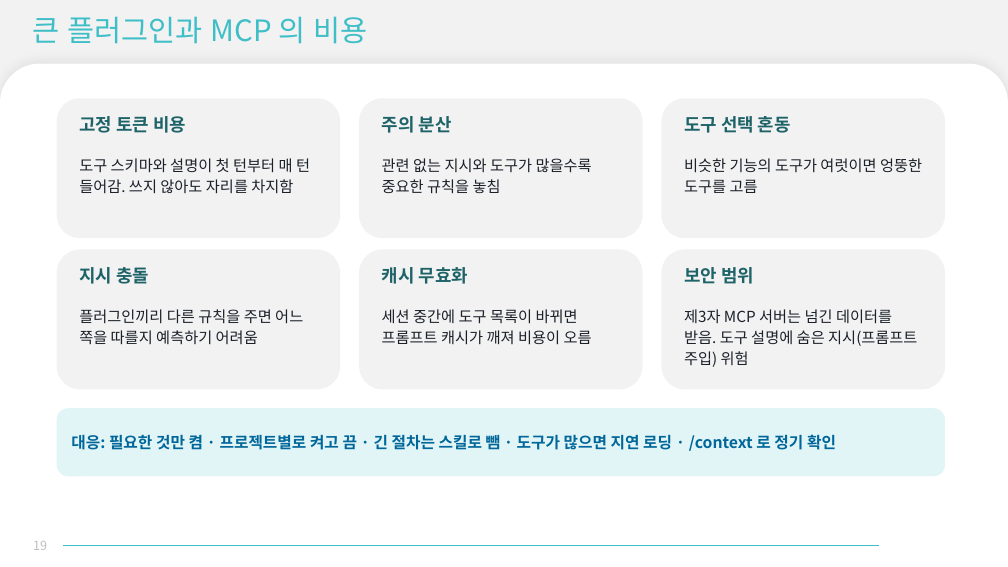
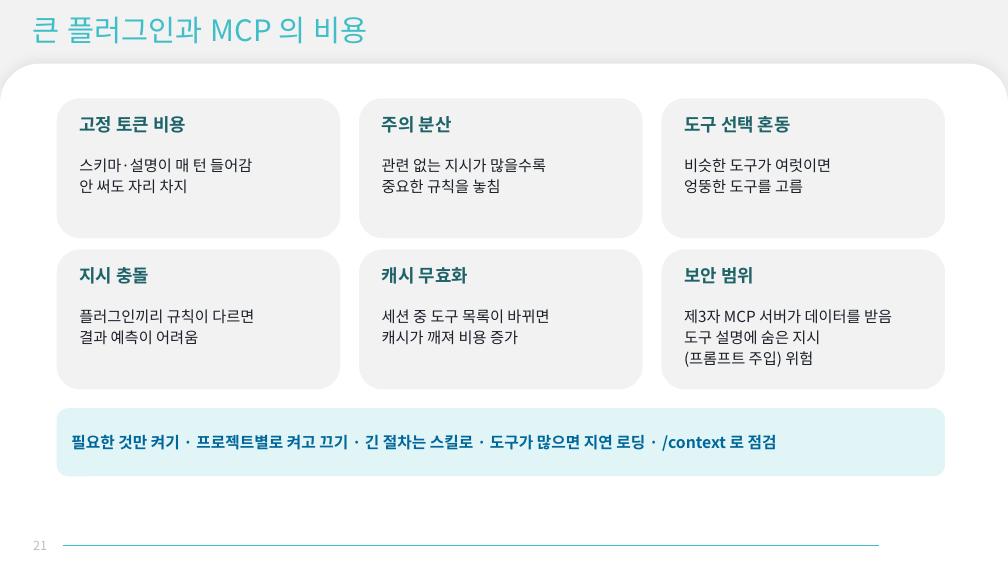
Before and after one commit to evespimrose/SVD-Harness, a slide deck: slide 21 of docs/presentation/LLM-도입-발표.pptx (slide 19 before the commit). Drawn at 1008x567 pixels with LibreOffice and Linux fonts; fonts in the diff are those of the drawing; background and template pictures are left out. Boxes give left, top, right and bottom in pixels: in the first picture for what was removed or moved away, otherwise in the second. Text is boxed around its words. In the diff, an @@ line names an element or a change of style, - is before the commit and + after.

```diff
--- a/docs/presentation/LLM-도입-발표.pptx
+++ b/docs/presentation/LLM-도입-발표.pptx
@@ text at [79, 158, 252, 194]: text changed @@
-도구 스키마와 설명이 첫 턴부터 매 턴 들어감. 쓰지 않아도 자리를 차지함
+스키마·설명이 매 턴 들어감
+안 써도 자리 차지
@@ text at [382, 158, 546, 193]: text changed @@
-관련 없는 지시와 도구가 많을수록 중요한 규칙을 놓침
+관련 없는 지시가 많을수록
+중요한 규칙을 놓침
@@ text at [684, 158, 831, 194]: text changed @@
-비슷한 기능의 도구가 여럿이면 엉뚱한 도구를 고름
+비슷한 도구가 여럿이면
+엉뚱한 도구를 고름
@@ text at [79, 309, 254, 345]: text changed @@
-플러그인끼리 다른 규칙을 주면 어느 쪽을 따를지 예측하기 어려움
+플러그인끼리 규칙이 다르면
+결과 예측이 어려움
@@ text at [382, 309, 549, 344]: text changed @@
-세션 중간에 도구 목록이 바뀌면 프롬프트 캐시가 깨져 비용이 오름
+세션 중 도구 목록이 바뀌면
+캐시가 깨져 비용 증가
@@ text at [684, 309, 892, 367]: text changed @@
-제3자 MCP 서버는 넘긴 데이터를 받음. 도구 설명에 숨은 지시(프롬프트 주입) 위험
+제3자 MCP 서버가 데이터를 받음
+도구 설명에 숨은 지시
+(프롬프트 주입) 위험
@@ text in rounded rectangle at [71, 434, 777, 451]: text changed @@
-대응: 필요한 것만 켬 · 프로젝트별로 켜고 끔 · 긴 절차는 스킬로 뺌 · 도구가 많으면 지연 로딩 · /context 로 정기 확인
+필요한 것만 켜기 · 프로젝트별로 켜고 끄기 · 긴 절차는 스킬로 · 도구가 많으면 지연 로딩 · /context 로 점검
@@ page number at [33, 541, 47, 550]: text changed @@
-19
+21
```
Also in this commit, not shown: 27 other slides changed, 2 slides added.
